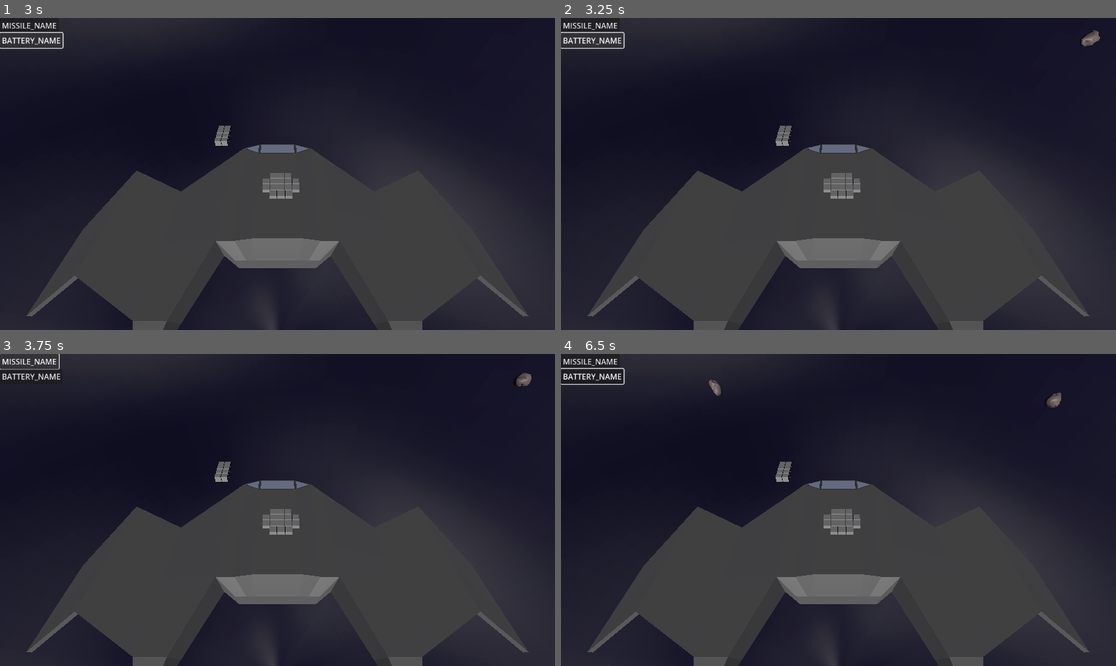
Above: before the commit, frames 1-4 (two rows, left to right).
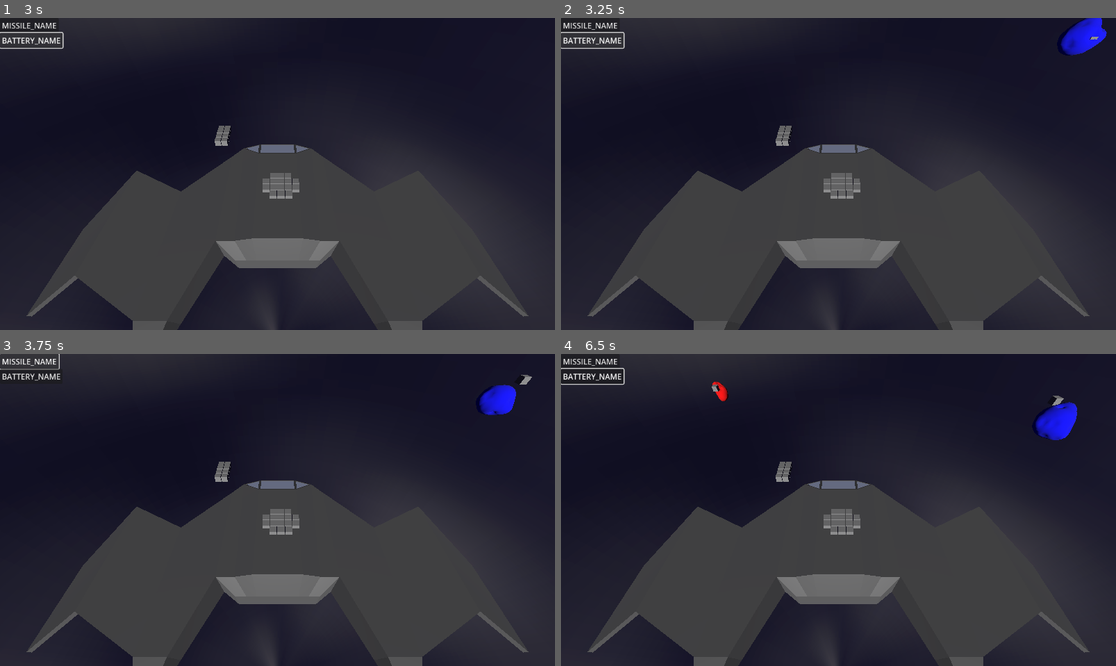
Above: after the commit, the same moments.

Repository: Xwilarg/LudumDare54
Game: Godot game, scene res://Scenes/Main.tscn
Two runs of this game, one before a commit and one after it. Both use one fixed random seed, a clock stepped at 60 frames per second and the inputs below.
Inputs (mouse positions are in pixels of both pictures, inside the frame that each line leads up to):
- Up to frame 1 (3 s): click "MISSILE_NAME" at 0.5 s; click "BATTERY_NAME" at 1.25 s; click "MISSILE_NAME" at 2 s; click "BATTERY_NAME" at 2.75 s
- Up to frame 2 (3.25 s): no input
- Up to frame 3 (3.75 s): click "MISSILE_NAME" at 3.5 s
- Up to frame 4 (6.5 s): click "BATTERY_NAME" at 4.25 s; move the mouse to (960, 494) at 5.02 s; click (960, 494) at 5.17 s; move the mouse to (727, 525) at 5.77 s; click (727, 525) at 5.92 s

Frame 1 is identical in both runs. In frame 2, 0.7% of the frame differs, in the area x 89-99%, y 0-13%; in frame 3, 0.6%; in frame 4, 0.9%, in the area x 26-93%, y 8-28%.
Error after the commit: Invalid type in function 'set_type' in base 'Node3D (Asteroid)'. Cannot convert argument 1 from Dictionary to String. (res://Scripts/AsteroidSpawner.gd:51)

Commit message:
Add buggy shader

Diff:
--- a/Cards/MainDeck.json
+++ b/Cards/MainDeck.json
@@ -5,7 +5,9 @@
 		"materialOverride": "",
 		"size": "S2",
 		"effects": {
-			"ATK": 1
+			"ATK_RED": 25,
+			"ATK_GRN": 10,
+			"ATK_BLU": 5
 		},
 		"energyCost": 10
 	},
@@ -15,7 +17,9 @@
 		"materialOverride": "",
 		"size": "S1",
 		"effects": {
-			"ENG": 25
+			"ATK_RED": 10,
+			"ATK_GRN": 25,
+			"ATK_BLU": 5
 		},
 		"energyCost": 0
 	},
@@ -25,7 +29,9 @@
 		"materialOverride": "",
 		"size": "S2",
 		"effects": {
-			"ATK": 1
+			"ATK_RED": 5,
+			"ATK_GRN": 5,
+			"ATK_BLU": 40
 		},
 		"energyCost": 10
 	}
--- a/Scenes/AsteroidModel/Asteroid_game1.tscn
+++ b/Scenes/AsteroidModel/Asteroid_game1.tscn
@@ -1,9 +1,14 @@
-[gd_scene load_steps=3 format=3 uid="uid://crf586nrf2q3i"]
+[gd_scene load_steps=4 format=3 uid="uid://crf586nrf2q3i"]
 
 [ext_resource type="PackedScene" uid="uid://dv47ub7wey2jk" path="res://Scenes/Asteroid.tscn" id="1_yclce"]
-[ext_resource type="PackedScene" uid="uid://gneiifi7va21" path="res://Scenes/AsteroidModel/Asteroid_model1.tscn" id="2_b3sih"]
+[ext_resource type="PackedScene" uid="uid://bdnba2jk8yspx" path="res://Scenes/AsteroidModel/asteroid_raw.tscn" id="2_u1oe4"]
+
+[sub_resource type="BoxMesh" id="BoxMesh_bnuf8"]
 
 [node name="Asteroid" instance=ExtResource("1_yclce")]
 
-[node name="Asteroid_model" parent="RigidBody3D/CollisionShape3D" index="1" instance=ExtResource("2_b3sih")]
-transform = Transform3D(0.4, 0, 0, 0, 0.4, 0, 0, 0, 0.4, 0, 0, 0)
+[node name="MeshInstance3D" parent="RigidBody3D/CollisionShape3D" index="0"]
+mesh = SubResource("BoxMesh_bnuf8")
+
+[node name="Asteroid_model" parent="RigidBody3D/CollisionShape3D" index="1" instance=ExtResource("2_u1oe4")]
+transform = Transform3D(1, 0, 0, 0, 1, 0, 0, 0, 1, 0, -2, 0)
--- a/Scenes/AsteroidModel/Asteroid_game2.tscn
+++ b/Scenes/AsteroidModel/Asteroid_game2.tscn
@@ -1,9 +1,11 @@
-[gd_scene load_steps=3 format=3 uid="uid://fq0hr8jhvtx5"]
+[gd_scene load_steps=4 format=3 uid="uid://fq0hr8jhvtx5"]
 
 [ext_resource type="PackedScene" uid="uid://dv47ub7wey2jk" path="res://Scenes/Asteroid.tscn" id="1_cyt7o"]
-[ext_resource type="PackedScene" uid="uid://dublspmn7428u" path="res://Scenes/AsteroidModel/Asteroid_model2.tscn" id="2_nhhgg"]
+[ext_resource type="PackedScene" uid="uid://coegqm0sv8550" path="res://Scenes/AsteroidModel/asteroid_raw2.tscn" id="2_yxtfg"]
+[ext_resource type="Script" path="res://Scripts/meshpath.gd" id="3_6ybgi"]
 
 [node name="Asteroid" instance=ExtResource("1_cyt7o")]
 
-[node name="Asteroid_model" parent="RigidBody3D/CollisionShape3D" index="1" instance=ExtResource("2_nhhgg")]
-transform = Transform3D(0.8, 0, 0, 0, 0.8, 0, 0, 0, 0.8, 0, 0, 0)
+[node name="Asteroid_model" parent="RigidBody3D/CollisionShape3D" index="1" instance=ExtResource("2_yxtfg")]
+transform = Transform3D(1, 0, 0, 0, 1, 0, 0, 0, 1, 0, -1.29837, 0)
+script = ExtResource("3_6ybgi")
--- /dev/null
+++ b/Scenes/AsteroidModel/asteroid_raw.tscn
@@ -0,0 +1,12 @@
+[gd_scene load_steps=4 format=3 uid="uid://bdnba2jk8yspx"]
+
+[ext_resource type="PackedScene" uid="uid://c43dkw32vf6jb" path="res://Models/asteroid.glb" id="1_jw1kr"]
+[ext_resource type="Material" uid="uid://bii4xq3s4ey5l" path="res://Materials/blue.tres" id="2_ht5l8"]
+[ext_resource type="Script" path="res://Scripts/meshpath.gd" id="2_i4ehc"]
+
+[node name="asteroid" instance=ExtResource("1_jw1kr")]
+script = ExtResource("2_i4ehc")
+meshpath = NodePath("Asteroid 1")
+
+[node name="Asteroid 1" parent="." index="0"]
+surface_material_override/0 = ExtResource("2_ht5l8")
--- /dev/null
+++ b/Scenes/AsteroidModel/asteroid_raw2.tscn
@@ -0,0 +1,12 @@
+[gd_scene load_steps=4 format=3 uid="uid://coegqm0sv8550"]
+
+[ext_resource type="PackedScene" uid="uid://bvfcxed7nrvnk" path="res://Models/asteroid2.glb" id="1_iyac1"]
+[ext_resource type="Material" uid="uid://bij7pers54fl0" path="res://Materials/red.tres" id="2_cwl0d"]
+[ext_resource type="Script" path="res://Scripts/meshpath.gd" id="2_hvjk5"]
+
+[node name="asteroid2" instance=ExtResource("1_iyac1")]
+script = ExtResource("2_hvjk5")
+meshpath = NodePath("Asteroid 2")
+
+[node name="Asteroid 2" parent="." index="0"]
+surface_material_override/0 = ExtResource("2_cwl0d")
--- a/Scripts/Asteroid.gd
+++ b/Scripts/Asteroid.gd
@@ -7,7 +7,8 @@
 var move_speed: float = 100
 var rotation_speed: float = PI
 var parent
-var type: Dictionary
+var type: String
+
 
 func _ready():
 	$RigidBody3D.max_contacts_reported = 2;
@@ -15,6 +16,12 @@
 func _process(delta):
 	$RigidBody3D.linear_velocity = (target - global_position).normalized() * move_speed * delta
 	$RigidBody3D/CollisionShape3D/Asteroid_model.rotate_x(rotation_speed * delta)
+
+func set_material(value):
+	get_node(
+		"RigidBody3D/CollisionShape3D/Asteroid_model/" + str($RigidBody3D/CollisionShape3D/Asteroid_model.meshpath)
+	).set_surface_override_material(0, value)
+
 
 func explode():
 	parent._asteroids.erase(self)
@@ -28,8 +35,9 @@
 func set_target(value: Vector3):
 	target = value
 
-func set_type(value: Dictionary):
+func set_type(value: String):
 	type = value
 
 func _on_rigid_body_3d_body_entered(body):
+	print("[AS] Asteroid collided with ship")
 	explode()
--- a/Scripts/AsteroidManager.gd
+++ b/Scripts/AsteroidManager.gd
@@ -4,7 +4,7 @@
 
 const _prefab_spawner = preload("res://Scenes/AsteroidSpawner.tscn")
 var _default_spawns = []
-var asteroid_types = {"red": {"material": preload("res://Materials/red.tres")}, "green": {"material": preload("res://Materials/red.tres")}, "blue": {"material": preload("res://Materials/red.tres")}}
+var asteroid_types = {"red": {"material": preload("res://Materials/red.tres")}, "green": {"material": preload("res://Materials/green.tres")}, "blue": {"material": preload("res://Materials/blue.tres")}}
 
 const _additional_spawners_timer = 10
 @onready var spawners: Array = []
@@ -40,6 +40,7 @@
 	spawner.set_target(spaceship.position)
 
 	var random_key = asteroid_types.keys()[GameManager.rng.randi() % asteroid_types.size()]
+	spawner.type = random_key
 	spawner.asteroid_type = asteroid_types[random_key]
 
 	spawners.append(spawner)
@@ -50,8 +51,6 @@
 	for ndpath in _editor_spawns:
 		var spawn = get_node(ndpath);
 		_default_spawns.push_back(spawn.global_position);
-	# print(_editor_spawns);
-	# print(_default_spawns);
 
 func _on_spawn_timer_timeout():
 	$SpawnTimer.wait_time = _additional_spawners_timer
--- a/Scripts/AsteroidSpawner.gd
+++ b/Scripts/AsteroidSpawner.gd
@@ -1,6 +1,9 @@
 extends Node
 
-const _prefab_Asteroids = [preload("res://Scenes/AsteroidModel/Asteroid_game1.tscn"), preload("res://Scenes/AsteroidModel/Asteroid_game2.tscn")]
+const _prefab_Asteroids = [
+	preload("res://Scenes/AsteroidModel/Asteroid_game1.tscn"),
+	preload("res://Scenes/AsteroidModel/Asteroid_game2.tscn")
+]
 
 var spawn_position: Vector3
 var _asteroids: Array[Asteroid]
@@ -8,6 +11,7 @@
 @onready var spawn_timer: float = 5
 @onready var spawn_random_timer: float = 2
 var asteroid_type: Dictionary
+var type: String
 
 var target: Vector3
 
@@ -31,6 +35,7 @@
 	var index_prefab = GameManager.rng.randi_range(0, 1)
 
 	var asteroid = _prefab_Asteroids[index_prefab]
+#	var asteroid = _prefab_Asteroids[0]
 	asteroid = asteroid.instantiate()
 	add_child(asteroid)
 
@@ -44,6 +49,8 @@
 	asteroid.position = asteroid_position
 	asteroid.parent = self
 	asteroid.set_type(asteroid_type)
+	var material_ =  asteroid_type["material"]
+	asteroid.set_material(material_)
 
 	asteroid.set_target(target)
 
--- /dev/null
+++ b/Scripts/meshpath.gd
@@ -0,0 +1,3 @@
+extends Node3D
+
+@export var meshpath: NodePath
